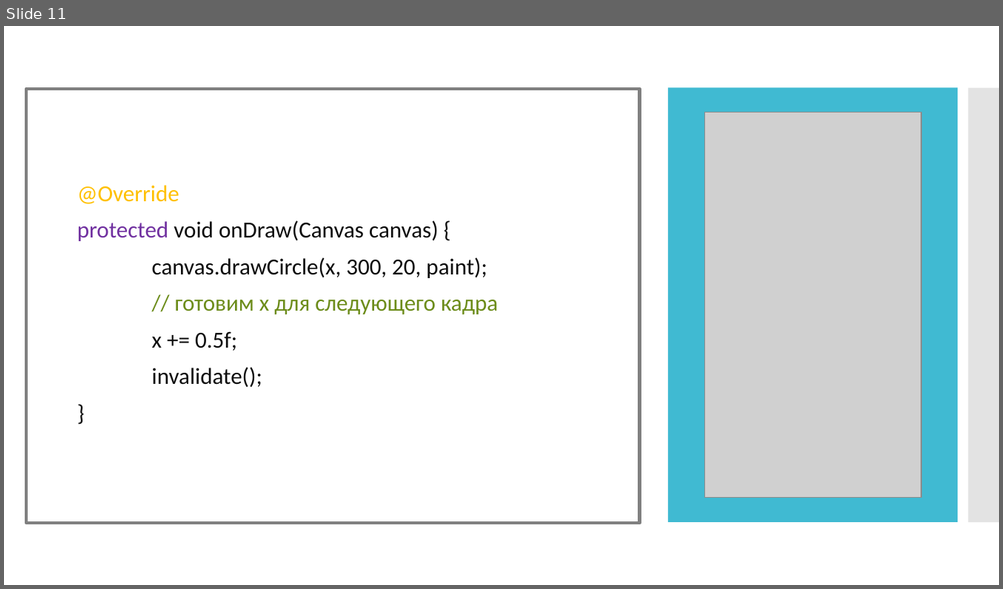
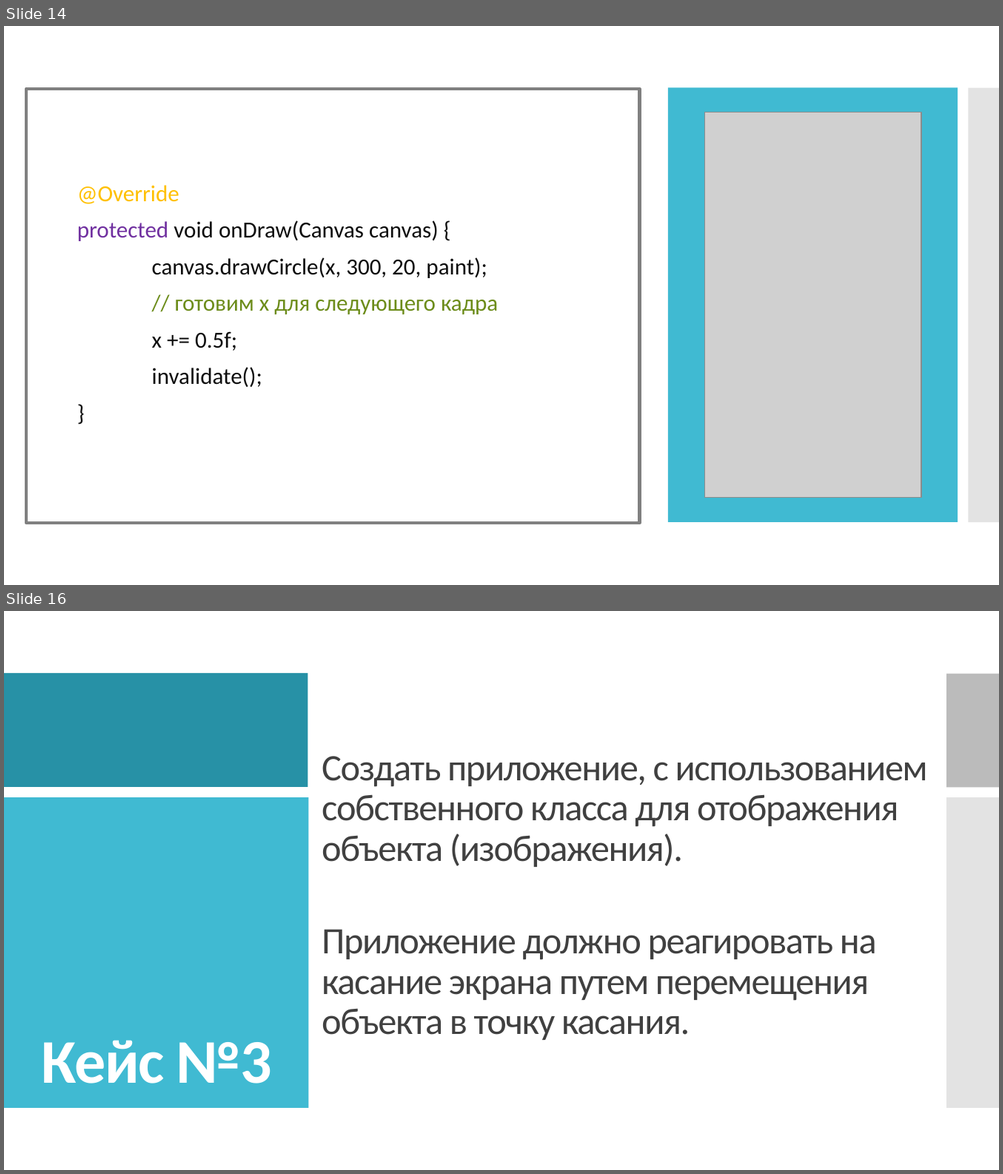
Before and after one commit to IriEfremova/LessonsCube, a slide deck: Android/Lesson8/Canvas.pptx. Shown one above the other, each under a label of ours: slide 11 before the commit, slides 14 and 16 after it; the slides between them are not shown. The pictures are 1003x589 and 1003x1174 pixels, drawn with LibreOffice and Linux fonts; fonts in the diff are those of the drawing; grey boxes stand for pictures. Boxes give left, top, right and bottom in pixels: in the first picture for what was removed or moved away, otherwise in the second. Text is boxed around its words. In the diff, an @@ line names an element or a change of style, - is before the commit and + after.

```diff
--- a/Android/Lesson8/Canvas.pptx
+++ b/Android/Lesson8/Canvas.pptx
@@ slide 16 added at bbox=[4, 611, 999, 1170], background #FFFFFF; not listed: 2 template elements that a slide beside it also shows @@
@@ rectangle added at bbox=[4, 611, 999, 1170], fill #FFFFFF @@
@@ rectangle added at bbox=[4, 673, 307, 787], fill #2791A6 @@
@@ rectangle added at bbox=[946, 674, 999, 788], fill #BBBBBB @@
@@ text added at bbox=[321, 756, 928, 1040], 36 pt, text #404040 @@
+Создать приложение, с использованием собственного класса для отображения объекта (изображения).
+Приложение должно реагировать на касание экрана путем перемещения объекта в точку касания.
@@ rectangle added at bbox=[4, 797, 308, 1109], fill #40BAD2 @@
@@ rectangle added at bbox=[946, 797, 999, 1109], fill #C8C8C8 at 50% opacity @@
@@ text added at bbox=[41, 1040, 272, 1084], 60 pt, text #FFFFFF, bold @@
+Кейс №3
@@ what was slide 11 is now slide 14 @@
```
Also in this commit, not shown: 3 slides changed, 4 other slides added.
